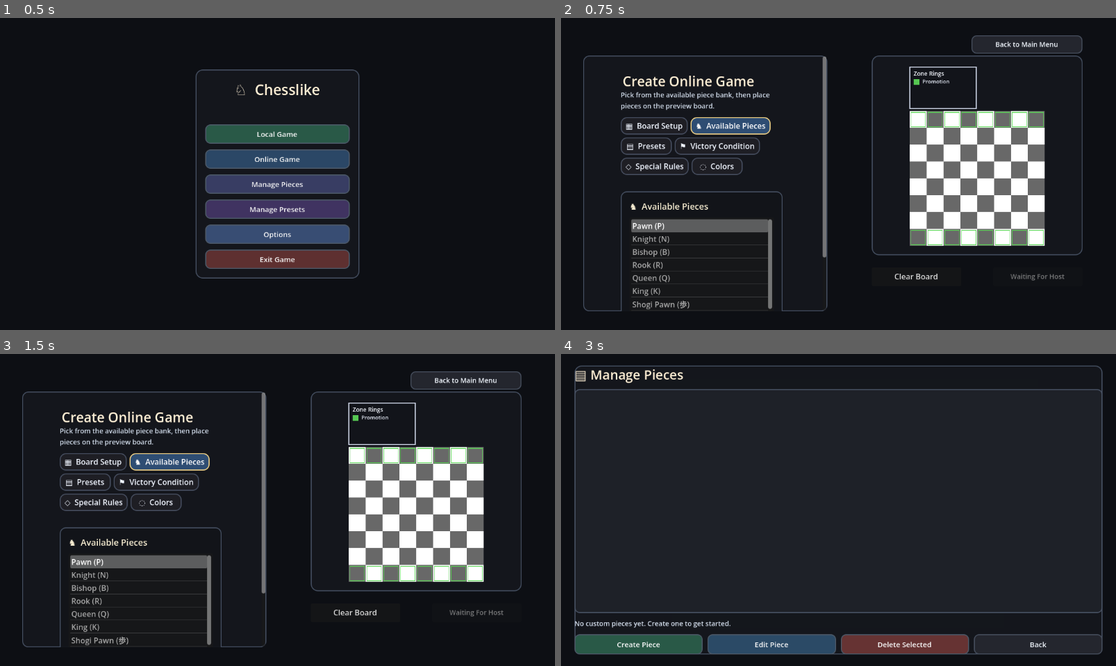
Above: before the commit, frames 1-4 (two rows, left to right).
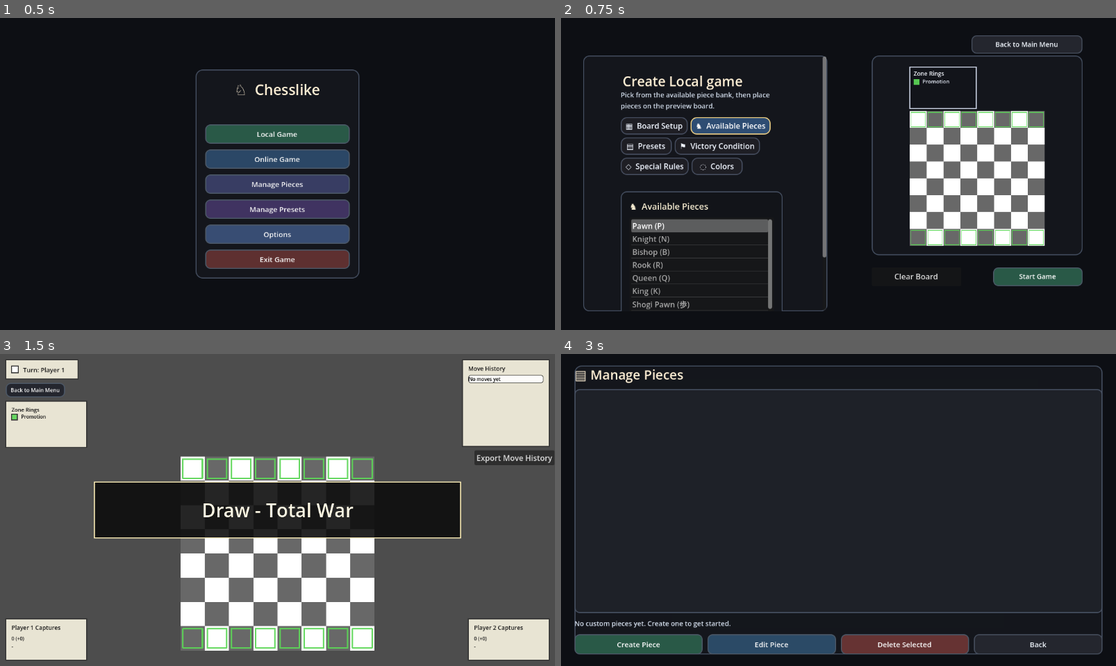
Above: after the commit, the same moments.

Repository: LeoHolman/chesslike
Game: Godot game, scene res://Scenes/MainMenu.tscn
Same seed, same stepped clock (60 frames per second), same inputs: the game is played once before the commit and once after it.
Inputs (mouse positions are in pixels of both pictures, inside the frame that each line leads up to):
- Up to frame 1 (0.5 s): no input
- Up to frame 2 (0.75 s): click "Local Game" at 0.5 s
- Up to frame 3 (1.5 s): click (477, 612) at 1.25 s, where only the run after the commit has a clickable "Start Game"
- Up to frame 4 (3 s): click "Back to Main Menu" at 2 s; click "Manage Pieces" at 2.75 s

Frame 1 is identical in both runs. In frame 2, 1.3% of the frame differs, in the area x 19-94%, y 18-86%; in frame 3, 90%, in the area x 0-100%, y 0-100%; in frame 4, nothing differs.

Commit message:
fix: local game appearing as a network game; players can drop during movement phase of muster game

Diff:
--- a/Scripts/autoload/network_manager.gd
+++ b/Scripts/autoload/network_manager.gd
@@ -11,6 +11,7 @@
 
 var is_hosting = false
 var is_online_match_active = false
+var is_online_setup_active = false
 var local_player_side = "white"
 var remote_peer_id = 0
 
@@ -31,6 +32,7 @@
 	multiplayer.multiplayer_peer = peer
 	is_hosting = true
 	is_online_match_active = false
+	is_online_setup_active = true
 	local_player_side = "white"
 	remote_peer_id = 0
 	emit_signal("network_status_changed", "hosting", "Hosting on port %d. Waiting for player 2..." % port)
@@ -51,6 +53,7 @@
 	multiplayer.multiplayer_peer = peer
 	is_hosting = false
 	is_online_match_active = false
+	is_online_setup_active = true
 	local_player_side = "black"
 	remote_peer_id = 1
 	emit_signal("network_status_changed", "joining", "Connecting to %s:%d..." % [host_address, port])
@@ -63,6 +66,7 @@
 		multiplayer.multiplayer_peer = null
 	is_hosting = false
 	is_online_match_active = false
+	is_online_setup_active = false
 	local_player_side = "white"
 	remote_peer_id = 0
 	emit_signal("peer_ready_changed", false)
@@ -78,6 +82,7 @@
 	_rpc_start_online_match.rpc_id(remote_peer_id, config)
 	_apply_match_config_to_game_manager(config)
 	is_online_match_active = true
+	is_online_setup_active = false
 	local_player_side = "white"
 	emit_signal("online_match_started")
 	emit_signal("network_status_changed", "started", "Online match started.")
@@ -99,6 +104,9 @@
 
 func is_online_active() -> bool:
 	return is_online_match_active
+
+func is_setup_active() -> bool:
+	return is_online_setup_active and not is_online_match_active and multiplayer.multiplayer_peer != null
 
 func get_local_player_side() -> String:
 	return local_player_side
@@ -120,6 +128,7 @@
 	if is_online_match_active:
 		is_online_match_active = false
 		emit_signal("online_match_ended", "Opponent disconnected.")
+	is_online_setup_active = false
 	emit_signal("peer_ready_changed", false)
 
 func _on_connected_to_server() -> void:
@@ -142,6 +151,7 @@
 func _rpc_start_online_match(config: Dictionary) -> void:
 	_apply_match_config_to_game_manager(config)
 	is_online_match_active = true
+	is_online_setup_active = false
 	local_player_side = "black"
 	emit_signal("online_match_started")
 	emit_signal("network_status_changed", "started", "Online match started.")
@@ -151,6 +161,7 @@
 func _rpc_open_online_setup_menu() -> void:
 	if is_online_match_active:
 		return
+	is_online_setup_active = true
 	if get_tree().current_scene != null and get_tree().current_scene.scene_file_path == "res://Scenes/LocalGameMenu.tscn":
 		return
 	get_tree().change_scene_to_file("res://Scenes/LocalGameMenu.tscn")
--- a/Scripts/local_game.gd
+++ b/Scripts/local_game.gd
@@ -255,7 +255,8 @@
 	if square != INVALID_SQUARE and _try_drop_piece_from_pool(square):
 		_finalize_turn_after_move()
 	else:
-		_clear_drop_piece_selection()
+		drop_piece_drag_active = false
+		drop_pool_hover_owner = ""
 		_build_board()
 
 func _on_viewport_resized() -> void:
@@ -2955,6 +2956,14 @@
 				_build_board()
 		return
 
+	if selected_drop_piece_id != "" and selected_drop_piece_owner == current_turn:
+		if _try_drop_piece_from_pool(square):
+			_finalize_turn_after_move()
+			return
+		status_message = "Selected drop cannot be placed there."
+		_build_board()
+		return
+
 	if muster_phase_active:
 		if selected_drop_piece_id != "" and selected_drop_piece_owner == current_turn and _try_drop_piece_from_pool(square):
 			_finalize_turn_after_move()
@@ -3077,16 +3086,24 @@
 		return false
 	if not _is_muster_drop_piece_allowed(piece_id, owner, target_square):
 		return false
-	if pieces.has(target_square):
-		return false
 	if owner == "" or piece_id == "":
 		return false
+	var simulated_stack = _get_piece_stack_on_state(pieces, target_square)
+	if not simulated_stack.is_empty():
+		if not piece_stacking_enabled:
+			return false
+		var top_piece = simulated_stack[simulated_stack.size() - 1]
+		if str(top_piece.get("color", "")) != owner:
+			return false
+		if simulated_stack.size() >= 3:
+			return false
 	var simulated_board = pieces.duplicate(true)
-	_set_piece_stack_on_state(simulated_board, target_square, [{
+	simulated_stack.append({
 		"piece_id": piece_id,
 		"color": owner,
 		"has_moved": false
-	}])
+	})
+	_set_piece_stack_on_state(simulated_board, target_square, simulated_stack)
 	if _is_king_in_check(owner, simulated_board):
 		return false
 	return _is_drop_allowed_by_army_strength(piece_id, owner, target_square, pieces, drop_pools)
@@ -4018,11 +4035,13 @@
 					if not _is_legal_drop_piece_on_state(piece_key, turn_color, target_square, board_state, drop_pool_state):
 						continue
 					var next_board = board_state.duplicate(true)
-					_set_piece_stack_on_state(next_board, target_square, [{
+					var next_stack = _get_piece_stack_on_state(next_board, target_square)
+					next_stack.append({
 						"piece_id": piece_key,
 						"color": turn_color,
 						"has_moved": false
-					}])
+					})
+					_set_piece_stack_on_state(next_board, target_square, next_stack)
 					var next_drop_pools = _duplicate_drop_pools(drop_pool_state)
 					var next_pool_contents: Array = next_drop_pools.get(turn_color, [])
 					var remove_index = next_pool_contents.find(piece_key)
@@ -4068,16 +4087,24 @@
 		return false
 	if territory_enabled and not _is_square_in_owner_territory(owner, target_square):
 		return false
-	if board_state.has(target_square):
-		return false
 	if owner == "" or piece_id == "":
 		return false
+	var simulated_stack = _get_piece_stack_on_state(board_state, target_square)
+	if not simulated_stack.is_empty():
+		if not piece_stacking_enabled:
+			return false
+		var top_piece = simulated_stack[simulated_stack.size() - 1]
+		if str(top_piece.get("color", "")) != owner:
+			return false
+		if simulated_stack.size() >= 3:
+			return false
 	var simulated_board = board_state.duplicate(true)
-	_set_piece_stack_on_state(simulated_board, target_square, [{
+	simulated_stack.append({
 		"piece_id": piece_id,
 		"color": owner,
 		"has_moved": false
-	}])
+	})
+	_set_piece_stack_on_state(simulated_board, target_square, simulated_stack)
 	if _is_king_in_check(owner, simulated_board):
 		return false
 	return _is_drop_allowed_by_army_strength(piece_id, owner, target_square, board_state, drop_pool_state)
@@ -4147,11 +4174,13 @@
 	if not limit_army_strength_enabled:
 		return true
 	var next_board = board_state.duplicate(true)
-	_set_piece_stack_on_state(next_board, target_square, [{
+	var next_stack = _get_piece_stack_on_state(next_board, target_square)
+	next_stack.append({
 		"piece_id": piece_id,
 		"color": owner,
 		"has_moved": false
-	}])
+	})
+	_set_piece_stack_on_state(next_board, target_square, next_stack)
 	var next_drop_pools = _duplicate_drop_pools(drop_pool_state)
 	var pool_contents: Array = next_drop_pools.get(owner, [])
 	var remove_index = pool_contents.find(piece_id)
--- a/Scripts/local_game_menu.gd
+++ b/Scripts/local_game_menu.gd
@@ -361,7 +361,7 @@
 		return
 	var title_text = "Create Local game"
 	var network_manager = get_node_or_null("/root/NetworkManager")
-	if network_manager != null and network_manager.is_session_connected() and not network_manager.is_online_active():
+	if network_manager != null and network_manager.is_setup_active():
 		title_text = "Create Online Game"
 	local_game_title.text = title_text
 
@@ -371,7 +371,7 @@
 		back_to_main_menu_button.visible = false
 		return
 	var network_manager = get_node_or_null("/root/NetworkManager")
-	if network_manager != null and network_manager.is_session_connected() and not network_manager.is_online_active() and not network_manager.is_hosting:
+	if network_manager != null and network_manager.is_setup_active() and not network_manager.is_hosting:
 		start_game_button.text = "Waiting For Host"
 		start_game_button.disabled = true
 	else:
@@ -391,7 +391,7 @@
 	var network_manager = get_node_or_null("/root/NetworkManager")
 	if network_manager == null:
 		return false
-	return network_manager.is_session_connected() and not network_manager.is_online_active()
+	return network_manager.is_setup_active()
 
 func _build_online_setup_snapshot() -> Dictionary:
 	var game_manager = $"/root/GameManager"
@@ -3911,11 +3911,11 @@
 	$"/root/GameManager".TileColors = _serialize_tile_colors()
 
 	var network_manager = get_node_or_null("/root/NetworkManager")
-	if network_manager != null and network_manager.is_session_connected() and not network_manager.is_online_active() and not network_manager.is_hosting:
+	if network_manager != null and network_manager.is_setup_active() and not network_manager.is_hosting:
 		preview_warning_label.text = "Host starts the online match after setup is ready."
 		preview_warning_label.visible = true
 		return
-	if network_manager != null and network_manager.is_hosting and not network_manager.is_online_active():
+	if network_manager != null and network_manager.is_setup_active() and network_manager.is_hosting and not network_manager.is_online_active():
 		if not network_manager.start_hosted_match():
 			preview_warning_label.text = "Online start failed. Make sure player 2 is connected."
 			preview_warning_label.visible = true
Not shown, changed: ideas.md
